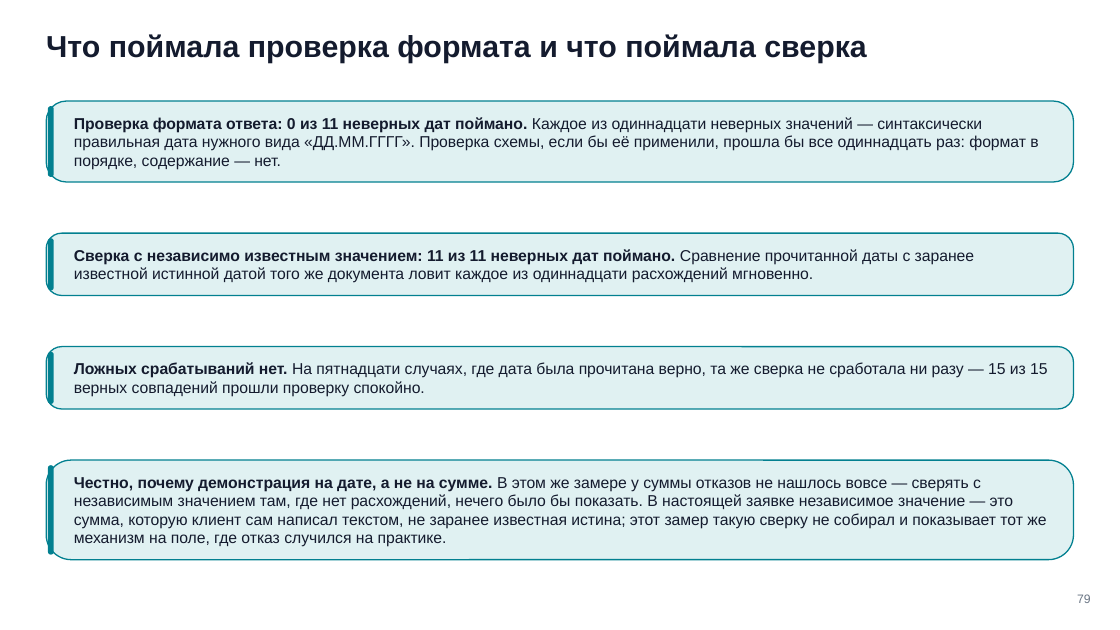
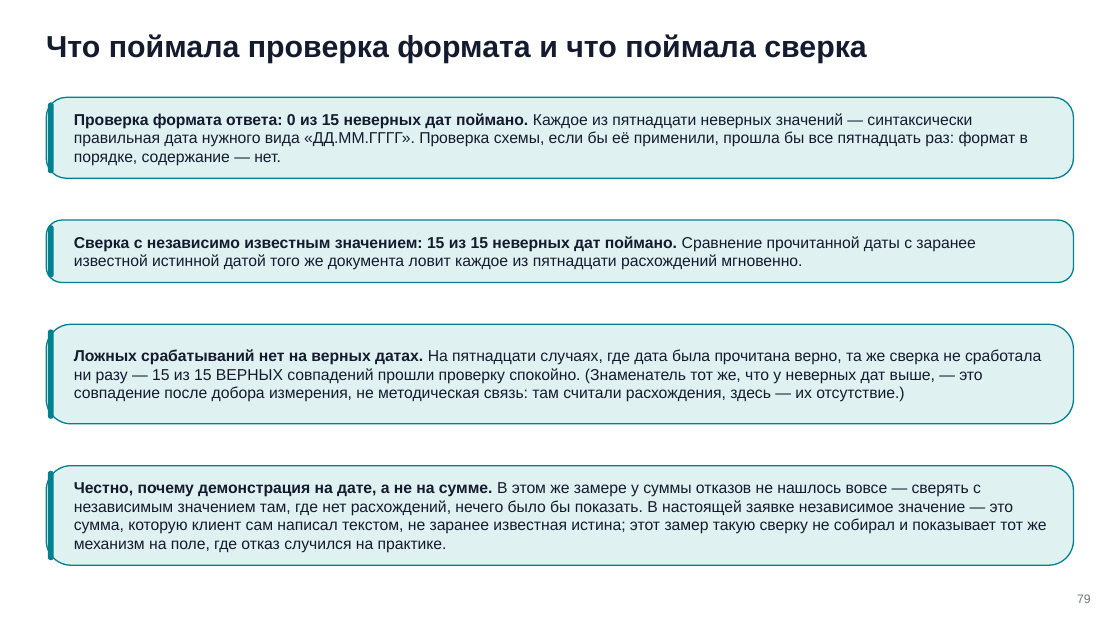
Before and after one commit to tellina-study/AI-usage-lessons, a slide deck: slide 79 of library/seminars/sem-09/rendered/sem-09.pptx. Drawn at 1120x630 pixels with LibreOffice and Linux fonts; fonts in the diff are those of the drawing. Boxes give left, top, right and bottom in pixels: in the first picture for what was removed or moved away, otherwise in the second. Text is boxed around its words. In the diff, an @@ line names an element or a change of style, - is before the commit and + after.

Commit message:
Прожарка §7.1 продолжение: исправлен дрейф 26→30 и 11→15 после добора разрешений
Независимая сверка после прошлого коммита нашла, что добор повторов (3→5 на
двух мелких разрешениях, issue #299) корректно попал в n70/n71, но не
распространился на 10 других мест: n64/n66 (backup), n72/n72b (backup +
видимые заметки), n73 (весь слайд целиком, включая внутреннее противоречие
26 vs 30 в одном файле), n75/n76 (видимый текст и заметки закрывающего
слайда), плюс нормативные SETKA-KEYSOV-S9(.md/-part2.md), BRIEF-PROIZVODSTVO.md
и stend/zamery-k5-k6/README.md.

Отдельно починена методическая коллизия, которую создала сама правка 11→15
на n73: слайд уже держал число "15 из 15" для другого счёта (верные даты,
ложных срабатываний нет), и механическая замена 11→15 свела бы два разных
по смыслу числа к одному без подписи — разведены формулировкой и явной
оговоркой про совпадение знаменателей.

Оба физических сторожа (text-overlap, track-cut) чистые на пересборке.

#299

```diff
--- a/library/seminars/sem-09/rendered/sem-09.pptx
+++ b/library/seminars/sem-09/rendered/sem-09.pptx
@@ rounded rectangle: place and size @@
-rounded rectangle at box(46, 101, 1074, 181)
+rounded rectangle at box(46, 97, 1074, 178)
@@ text at box(74, 113, 1028, 166): text changed @@
-Проверка формата ответа: 0 из 11 неверных дат поймано. Каждое из одиннадцати неверных значений — синтаксически правильная дата нужного вида «ДД.ММ.ГГГГ». Проверка схемы, если бы её применили, прошла бы все одиннадцать раз: формат в порядке, содержание — нет.
+Проверка формата ответа: 0 из 15 неверных дат поймано. Каждое из пятнадцати неверных значений — синтаксически правильная дата нужного вида «ДД.ММ.ГГГГ». Проверка схемы, если бы её применили, прошла бы все пятнадцать раз: формат в порядке, содержание — нет.
@@ rounded rectangle: place and size @@
-rounded rectangle at box(46, 234, 1074, 296)
+rounded rectangle at box(46, 220, 1074, 282)
@@ rounded rectangle: place and size @@
-rounded rectangle at box(48, 239, 54, 291)
+rounded rectangle at box(48, 225, 54, 277)
@@ text at box(74, 236, 975, 270): text changed @@
-Сверка с независимо известным значением: 11 из 11 неверных дат поймано. Сравнение прочитанной даты с заранее известной истинной датой того же документа ловит каждое из одиннадцати расхождений мгновенно.
+Сверка с независимо известным значением: 15 из 15 неверных дат поймано. Сравнение прочитанной даты с заранее известной истинной датой того же документа ловит каждое из пятнадцати расхождений мгновенно.
@@ rounded rectangle: place and size @@
-rounded rectangle at box(46, 347, 1074, 409)
+rounded rectangle at box(46, 324, 1074, 424)
@@ rounded rectangle: place and size @@
-rounded rectangle at box(48, 352, 54, 404)
+rounded rectangle at box(48, 329, 54, 418)
@@ text at box(74, 349, 1041, 402): text changed @@
-Ложных срабатываний нет. На пятнадцати случаях, где дата была прочитана верно, та же сверка не сработала ни разу — 15 из 15 верных совпадений прошли проверку спокойно.
+Ложных срабатываний нет на верных датах. На пятнадцати случаях, где дата была прочитана верно, та же сверка не сработала ни разу — 15 из 15 ВЕРНЫХ совпадений прошли проверку спокойно. (Знаменатель тот же, что у неверных дат выше, — это совпадение после добора измерения, не методическая связь: там считали расхождения, здесь — их отсутствие.)
@@ 2 rounded rectangles, 1 text: place and size @@
-2 rounded rectangles, 1 text at box(46, 460, 1074, 560)
+2 rounded rectangles, 1 text at box(46, 465, 1074, 565)
```
Also in this commit, not shown: 2 other slides changed, 14 other files.
